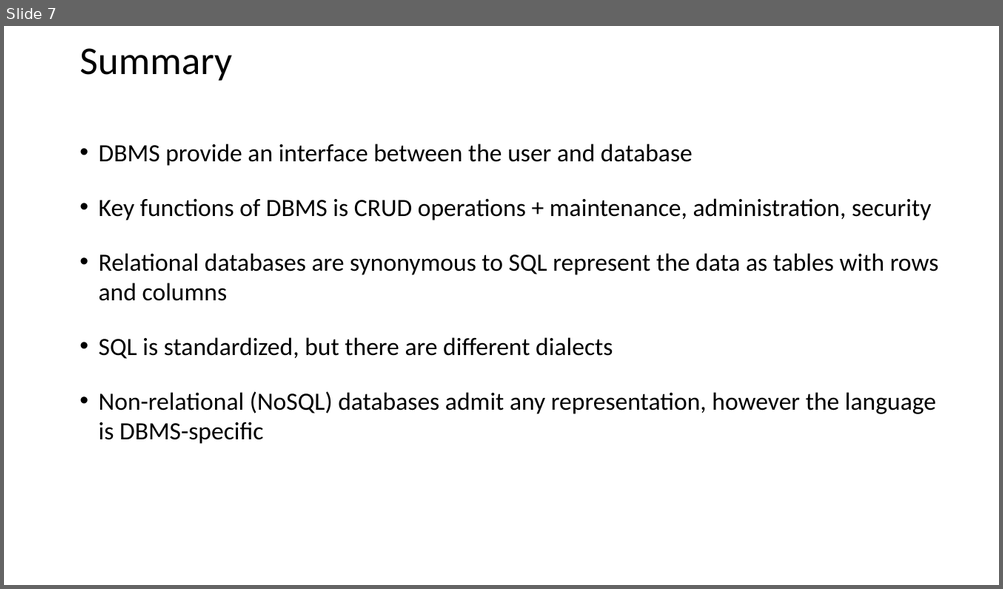
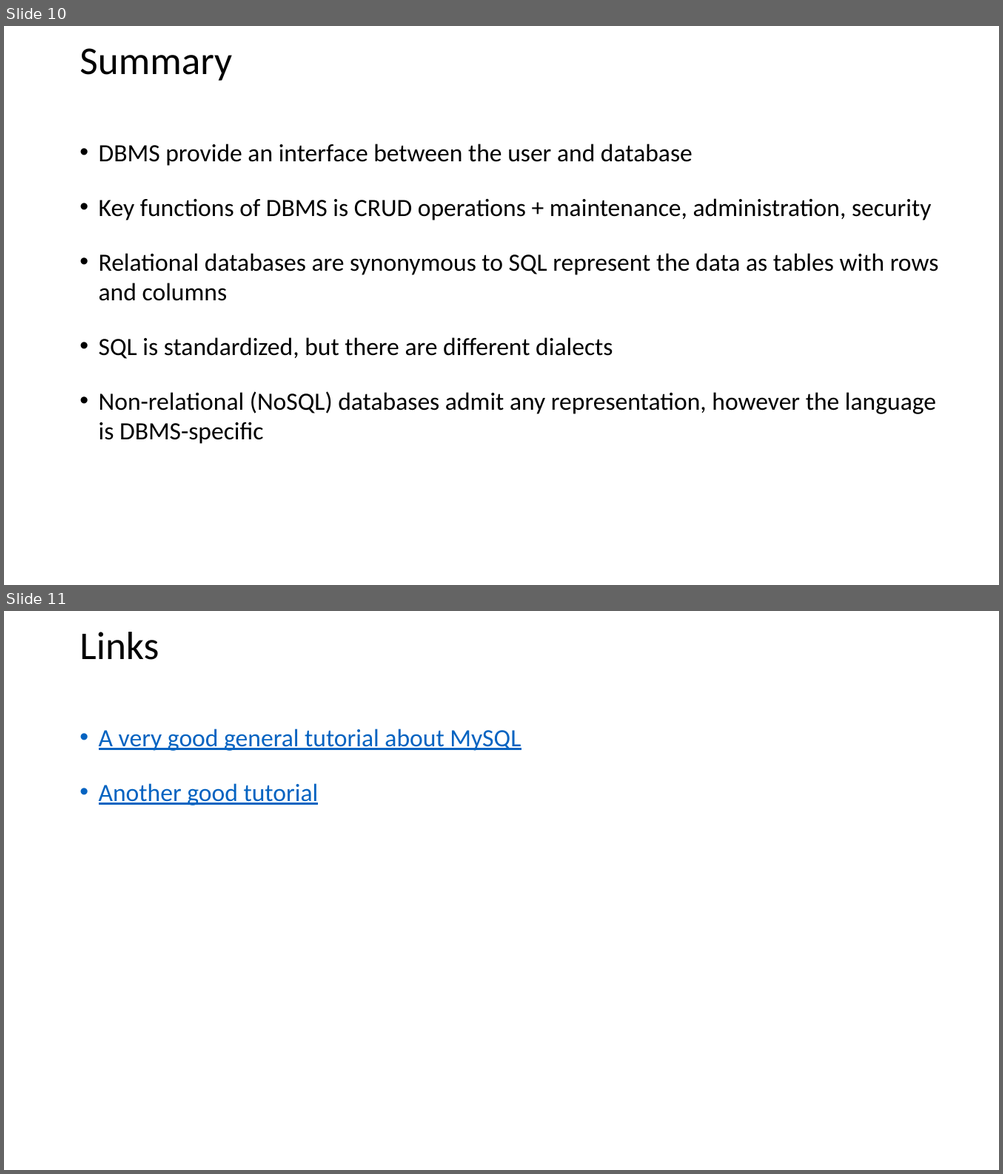
Before and after one commit to ipozdeev/it-skills-for-research, a slide deck: databases/databases_slides.pptx. Shown one above the other, each under a label of ours: slide 7 before the commit, slides 10 and 11 after it. The pictures are 1003x589 and 1003x1174 pixels, drawn with LibreOffice and Linux fonts; fonts in the diff are those of the drawing. Boxes give left, top, right and bottom in pixels: in the first picture for what was removed or moved away, otherwise in the second. Text is boxed around its words. In the diff, an @@ line names an element or a change of style, - is before the commit and + after.

Commit message:
introduction to databases -- slides

```diff
--- a/databases/databases_slides.pptx
+++ b/databases/databases_slides.pptx
@@ slide 11 added at (x1=4, y1=611, x2=999, y2=1170), background #FFFFFF @@
@@ title added at (x1=79, y1=632, x2=159, y2=660), 38 pt, text #000000 @@
+Links
@@ text added at (x1=99, y1=729, x2=521, y2=806), 24 pt, text #0563C1, underline @@
+• A very good general tutorial about MySQL
+• Another good tutorial
@@ what was slide 7 is now slide 10 @@
```
Also in this commit, not shown: 1 other file.
